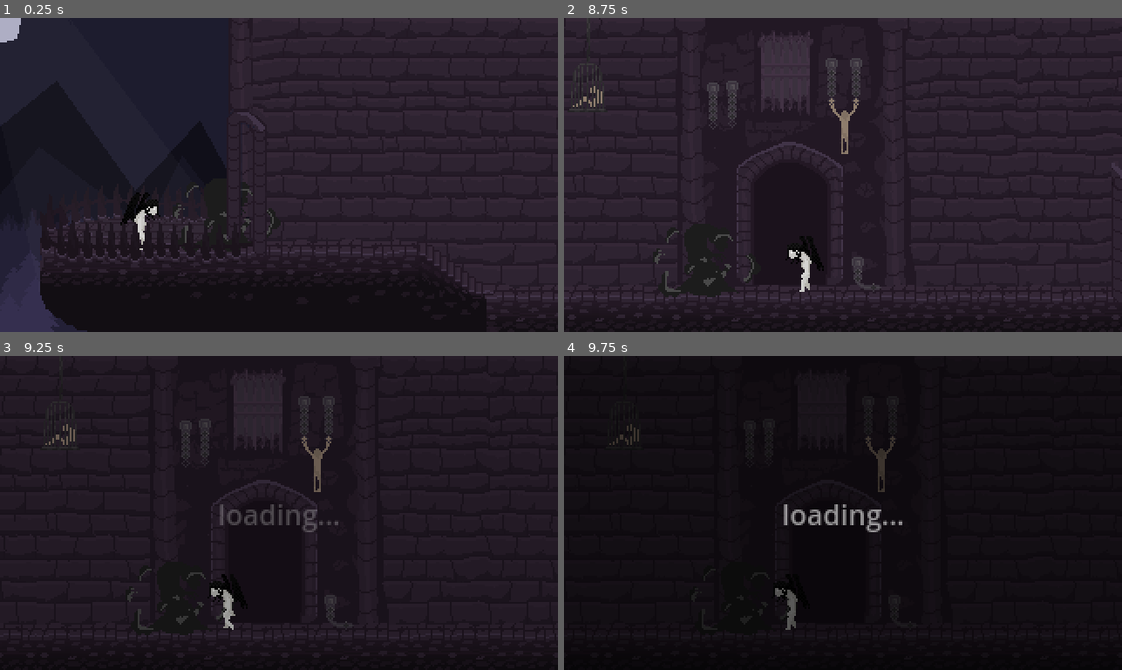
Above: before the commit, frames 1-4 (two rows, left to right).
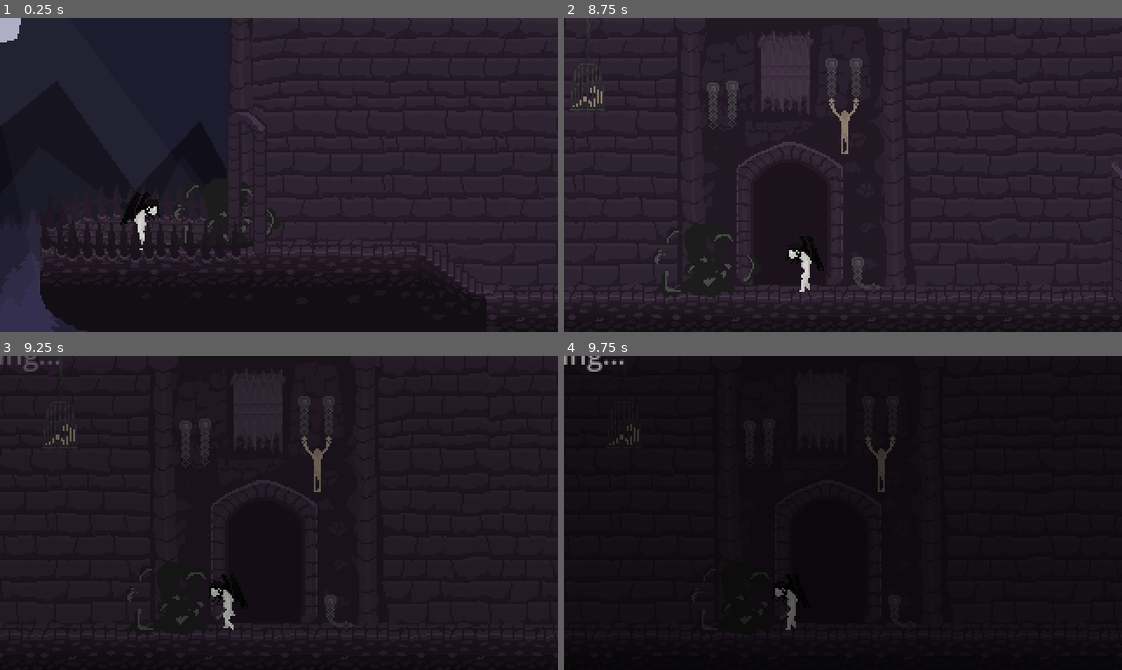
Above: after the commit, the same moments.

Repository: dylanschubart/godot-4-vampire-game
Game: Godot game, scene res://world.tscn
Two runs of this game, one before a commit and one after it. Both use one fixed random seed, a clock stepped at 60 frames per second and the inputs below.
Inputs:
- Up to frame 1 (0.25 s): no input
- Up to frame 2 (8.75 s): hold W (Aim_Up) 0.53-1.28 s; hold D (WalkRight) 0.53-2.03 s; tap Space (Jump) at 0.77, 1.52, 3.02, 3.77, 4.52, 6.02, 6.77, 7.52 s; tap P (Attack) every 2.25 s from 1.35 to 8.1 s; hold A (WalkLeft) 2.03-4.28 s; tap E (Interact) at 2.1, 4.35, 6.6 s; tap W (Aim_Up) at 2.85, 7.35 s; hold D (WalkRight) 4.28-8.03 s; hold W (Aim_Up) 5.03-5.78 s; hold A (WalkLeft) from 8.03 s (still down)
- Up to frame 3 (9.25 s): keep holding A (WalkLeft); tap E (Interact) at 8.85 s; tap Space (Jump) at 9.02 s
- Up to frame 4 (9.75 s): release A (WalkLeft) at 9.53 s; hold D (WalkRight) from 9.53 s (still down); hold W (Aim_Up) from 9.53 s (still down)

Frames 1-2 are identical in both runs. In frame 3, 0.7% of the frame differs, in the area x 0-61%, y 0-57%; in frame 4, 0.8%.

Commit message:
fixed camera stuff

Diff:
--- a/SceneManager.gd
+++ b/SceneManager.gd
@@ -1,4 +1,4 @@
-extends CanvasLayer
+extends Node2D
 
 var currentScene = null
 var sceneChange = false
@@ -25,25 +25,28 @@
 		playerCamera.make_current()
 		get_node("AnimationPlayer").play("TransOut")
 		await get_node("AnimationPlayer").animation_finished
-		get_node("ColorRect").hide()
-		get_node("Label").hide()
+		get_node("CanvasLayer/ColorRect").hide()
+		get_node("CanvasLayer/Label").hide()
+		playerCamera = get_viewport().get_camera_2d()
+		playerCamera.make_current()
+		get_node("Camera2D").enabled = false
 	else:
-		get_node("ColorRect").show()
-		get_node("Label").show()
+		get_node("CanvasLayer/ColorRect").show()
+		get_node("CanvasLayer/Label").show()
 		get_node("AnimationPlayer").play("TransIn")
 		await get_node("AnimationPlayer").animation_finished
 		goto_scene(scenePath)
 		get_node("AnimationPlayer").play("TransOut")
 		await get_node("AnimationPlayer").animation_finished
-		get_node("ColorRect").hide()
-		get_node("Label").hide()
+		get_node("CanvasLayer/ColorRect").hide()
+		get_node("CanvasLayer/Label").hide()
 
 
 # Called when the node enters the scene tree for the first time.
 func _ready():
 	get_node("Camera2D").enabled = false
-	get_node("ColorRect").hide()
-	get_node("Label").hide()
+	get_node("CanvasLayer/ColorRect").hide()
+	get_node("CanvasLayer/Label").hide()
 	get_node("CloseupPerson").hide()
 	get_node("SpiralTransition").hide()
 	var root = get_tree().root
--- a/SceneManager.tscn
+++ b/SceneManager.tscn
@@ -4,62 +4,6 @@
 [ext_resource type="Texture2D" uid="uid://brc5pljmnmmsr" path="res://Assets/Environment/Transitions/CloseupPerson.png" id="2_hkiob"]
 [ext_resource type="Texture2D" uid="uid://dkrsfoy5mkv5p" path="res://Assets/Environment/Transitions/SpiralTransition.png" id="3_yld5x"]
 
-[sub_resource type="Animation" id="Animation_flvd2"]
-resource_name = "TransIn"
-length = 2.0
-tracks/0/type = "value"
-tracks/0/imported = false
-tracks/0/enabled = true
-tracks/0/path = NodePath("ColorRect:modulate")
-tracks/0/interp = 1
-tracks/0/loop_wrap = true
-tracks/0/keys = {
-"times": PackedFloat32Array(0, 1.5),
-"transitions": PackedFloat32Array(1, 1),
-"update": 0,
-"values": [Color(1, 1, 1, 0), Color(1, 1, 1, 1)]
-}
-tracks/1/type = "value"
-tracks/1/imported = false
-tracks/1/enabled = true
-tracks/1/path = NodePath("Label:modulate")
-tracks/1/interp = 1
-tracks/1/loop_wrap = true
-tracks/1/keys = {
-"times": PackedFloat32Array(0, 1.5),
-"transitions": PackedFloat32Array(1, 1),
-"update": 0,
-"values": [Color(1, 1, 1, 0), Color(1, 1, 1, 1)]
-}
-
-[sub_resource type="Animation" id="Animation_dyiso"]
-resource_name = "TransOut"
-length = 2.0
-tracks/0/type = "value"
-tracks/0/imported = false
-tracks/0/enabled = true
-tracks/0/path = NodePath("ColorRect:modulate")
-tracks/0/interp = 1
-tracks/0/loop_wrap = true
-tracks/0/keys = {
-"times": PackedFloat32Array(0, 1.5),
-"transitions": PackedFloat32Array(1, 1),
-"update": 0,
-"values": [Color(1, 1, 1, 1), Color(1, 1, 1, 0)]
-}
-tracks/1/type = "value"
-tracks/1/imported = false
-tracks/1/enabled = true
-tracks/1/path = NodePath("Label:modulate")
-tracks/1/interp = 1
-tracks/1/loop_wrap = true
-tracks/1/keys = {
-"times": PackedFloat32Array(0, 1.5),
-"transitions": PackedFloat32Array(1, 1),
-"update": 0,
-"values": [Color(1, 1, 1, 1), Color(1, 1, 1, 0)]
-}
-
 [sub_resource type="Animation" id="Animation_usc6o"]
 resource_name = "LevelTransition"
 length = 5.0
@@ -89,12 +33,12 @@
 }
 tracks/2/type = "value"
 tracks/2/imported = false
-tracks/2/enabled = false
-tracks/2/path = NodePath("Camera2D:enabled")
+tracks/2/enabled = true
+tracks/2/path = NodePath("CloseupPerson:visible")
 tracks/2/interp = 1
 tracks/2/loop_wrap = true
 tracks/2/keys = {
-"times": PackedFloat32Array(0, 4.9),
+"times": PackedFloat32Array(0, 2.2),
 "transitions": PackedFloat32Array(1, 1),
 "update": 1,
 "values": [true, false]
@@ -102,34 +46,22 @@
 tracks/3/type = "value"
 tracks/3/imported = false
 tracks/3/enabled = true
-tracks/3/path = NodePath("CloseupPerson:visible")
+tracks/3/path = NodePath("Camera2D:position")
 tracks/3/interp = 1
 tracks/3/loop_wrap = true
 tracks/3/keys = {
-"times": PackedFloat32Array(0, 2.2),
-"transitions": PackedFloat32Array(1, 1),
-"update": 1,
-"values": [true, false]
+"times": PackedFloat32Array(0, 2.6, 3.2, 4, 4.6),
+"transitions": PackedFloat32Array(1, 1, 1, 1, 1),
+"update": 0,
+"values": [Vector2(160, 90), Vector2(161, 96), Vector2(160, 88), Vector2(159, 101), Vector2(157, 96)]
 }
 tracks/4/type = "value"
 tracks/4/imported = false
 tracks/4/enabled = true
-tracks/4/path = NodePath("Camera2D:position")
+tracks/4/path = NodePath("Camera2D:rotation")
 tracks/4/interp = 1
 tracks/4/loop_wrap = true
 tracks/4/keys = {
-"times": PackedFloat32Array(2.6, 3.2, 4, 4.6),
-"transitions": PackedFloat32Array(1, 1, 1, 1),
-"update": 0,
-"values": [Vector2(161, 96), Vector2(160, 88), Vector2(159, 101), Vector2(157, 96)]
-}
-tracks/5/type = "value"
-tracks/5/imported = false
-tracks/5/enabled = true
-tracks/5/path = NodePath("Camera2D:rotation")
-tracks/5/interp = 1
-tracks/5/loop_wrap = true
-tracks/5/keys = {
 "times": PackedFloat32Array(2.6, 3.2, 4, 4.6),
 "transitions": PackedFloat32Array(1, 1, 1, 1),
 "update": 0,
@@ -175,6 +107,62 @@
 "values": [0.0]
 }
 
+[sub_resource type="Animation" id="Animation_flvd2"]
+resource_name = "TransIn"
+length = 2.0
+tracks/0/type = "value"
+tracks/0/imported = false
+tracks/0/enabled = true
+tracks/0/path = NodePath("CanvasLayer/ColorRect:modulate")
+tracks/0/interp = 1
+tracks/0/loop_wrap = true
+tracks/0/keys = {
+"times": PackedFloat32Array(0, 1.5),
+"transitions": PackedFloat32Array(1, 1),
+"update": 0,
+"values": [Color(1, 1, 1, 0), Color(1, 1, 1, 1)]
+}
+tracks/1/type = "value"
+tracks/1/imported = false
+tracks/1/enabled = true
+tracks/1/path = NodePath("CanvasLayer/Label:modulate")
+tracks/1/interp = 1
+tracks/1/loop_wrap = true
+tracks/1/keys = {
+"times": PackedFloat32Array(0, 1.5),
+"transitions": PackedFloat32Array(1, 1),
+"update": 0,
+"values": [Color(1, 1, 1, 0), Color(1, 1, 1, 1)]
+}
+
+[sub_resource type="Animation" id="Animation_dyiso"]
+resource_name = "TransOut"
+length = 2.0
+tracks/0/type = "value"
+tracks/0/imported = false
+tracks/0/enabled = true
+tracks/0/path = NodePath("CanvasLayer/ColorRect:modulate")
+tracks/0/interp = 1
+tracks/0/loop_wrap = true
+tracks/0/keys = {
+"times": PackedFloat32Array(0, 1.5),
+"transitions": PackedFloat32Array(1, 1),
+"update": 0,
+"values": [Color(1, 1, 1, 1), Color(1, 1, 1, 0)]
+}
+tracks/1/type = "value"
+tracks/1/imported = false
+tracks/1/enabled = true
+tracks/1/path = NodePath("CanvasLayer/Label:modulate")
+tracks/1/interp = 1
+tracks/1/loop_wrap = true
+tracks/1/keys = {
+"times": PackedFloat32Array(0, 1.5),
+"transitions": PackedFloat32Array(1, 1),
+"update": 0,
+"values": [Color(1, 1, 1, 1), Color(1, 1, 1, 0)]
+}
+
 [sub_resource type="AnimationLibrary" id="AnimationLibrary_er254"]
 _data = {
 "LevelTransition": SubResource("Animation_usc6o"),
@@ -216,29 +204,28 @@
 "Spiral": SubResource("Animation_2vlka")
 }
 
-[node name="CanvasLayer" type="CanvasLayer"]
+[node name="SceneManager" type="Node2D"]
 script = ExtResource("1_15ug7")
 
-[node name="Camera2D" type="Camera2D" parent="."]
-position = Vector2(160, 88)
-
-[node name="ColorRect" type="ColorRect" parent="."]
+[node name="CanvasLayer" type="CanvasLayer" parent="."]
+
+[node name="ColorRect" type="ColorRect" parent="CanvasLayer"]
 modulate = Color(1, 1, 1, 0)
 offset_right = 320.0
 offset_bottom = 180.0
 color = Color(0, 0, 0, 1)
 
-[node name="Label" type="Label" parent="."]
+[node name="Label" type="Label" parent="CanvasLayer"]
 modulate = Color(1, 1, 1, 0)
 anchors_preset = 8
 anchor_left = 0.5
 anchor_top = 0.5
 anchor_right = 0.5
 anchor_bottom = 0.5
-offset_left = -20.0
-offset_top = -11.5
-offset_right = 20.0
-offset_bottom = 11.5
+offset_left = -195.5
+offset_top = -103.0
+offset_right = -124.5
+offset_bottom = -77.0
 grow_horizontal = 2
 grow_vertical = 2
 text = "loading..."
@@ -262,3 +249,6 @@
 libraries = {
 "": SubResource("AnimationLibrary_2p7a7")
 }
+
+[node name="Camera2D" type="Camera2D" parent="."]
+position = Vector2(160, 88)
